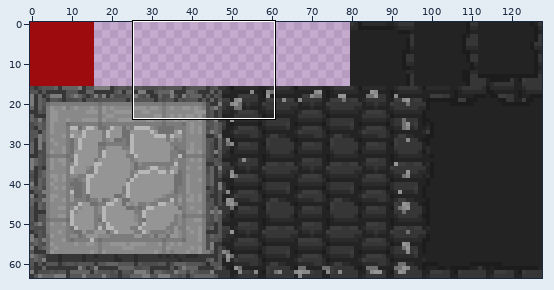
Two states of a sprite sheet, src/Messenger/sprites/Sprite12/layers/fa3a2c3b-5955-407f-94c7-2d6df653220d/8cfdff12-c029-43cb-b22a-6bee1a2c72c3.png. The first picture is a wide view before the edit; the outline marks the close-up.
Close-up. Before the edit:
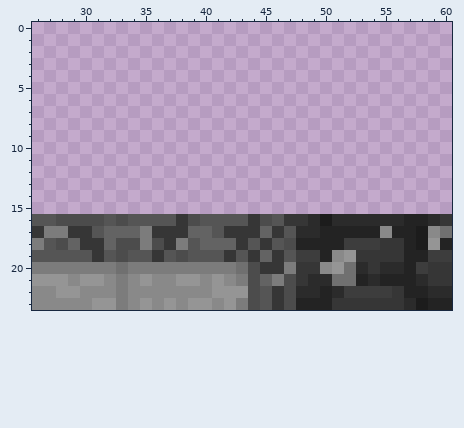
The file is 128x64 pixels. Colours within 5 levels of each other are drawn and written as one. Shown: x 26..60, y 0..23.
After the commit:
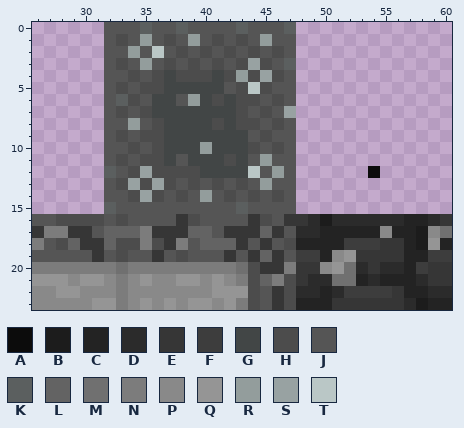
Palette (. is transparent): A #0c0c0c  B #1c1c1c  C #232323  D #2b2b2b  E #363636  F #3d3d3d  G #424646  H #4c4c4c  J #555555  K #5b5f5f  L #636363  M #707070  N #7c7c7c  P #898989  Q #959595  R #939d9c  S #98a2a2  T #bac7c6
Changes in this commit:
There is now colour A in row 12 at x 54.
There is now colour G in row 4 at x 37 and 41; in row 5 at x 37 to 41; in row 6 at x 36 to 37, 40 and 42; in row 7 at x 36 to 42; in row 8 at x 37 to 40 and 42; in row 9 at x 37 to 43.
There is now colour G in row 10 at x 37 to 39 and 41 to 43; in row 11 at x 37, 39 to 41 and 43; in row 12 at x 40 to 43.
There is now colour H in row 1 at x 33, 37, 41 and 43; in row 2 at x 38, 40, 42, 44 and 46; in row 3 at x 33, 37, 39, 41, 43 and 45; in row 4 at x 34, 36, 38 to 40, 42, 44 and 46; in row 5 at x 33, 35 to 36, 43 and 45; in row 6 at x 34, 41, 43 to 44 and 46.
There is now colour H in row 7 at x 33, 35, 43 and 45; in row 8 at x 36, 41, 43 to 44 and 46; in row 9 at x 33, 35 to 36 and 45; in row 10 at x 34, 36, 44 and 46; in row 11 at x 33, 35 to 36 and 42; in row 12 at x 34 and 36 to 39.
There is now colour H in row 13 at x 33, 35, 37, 39, 41 and 43; in row 14 at x 34, 36, 38, 42, 44 and 46.
There is now colour J in row 0 at x 32 to 34, 36 to 37, 39 to 42 and 44 to 46; in row 1 at x 32, 34, 36, 38, 40, 42, 44 and 46 to 47; in row 2 at x 32 to 33, 35, 37, 39, 41, 43, 45 and 47; in row 3 at x 32, 34, 36, 38, 40, 42 and 46; in row 4 at x 32 to 33, 35 and 47; in row 5 at x 32, 34, 42 and 46 to 47.
There is now colour J in row 6 at x 32, 35, 38, 45 and 47; in row 7 at x 32, 34, 44 and 46; in row 8 at x 32 to 33, 35, 45 and 47; in row 9 at x 32, 34, 44 and 46 to 47; in row 10 at x 32 to 33, 35, 45 and 47; in row 11 at x 32, 34, 38, 44 and 46 to 47.
There is now colour J in row 12 at x 33, 45 and 47; in row 13 at x 32, 38, 40, 42, 44 and 46 to 47; in row 14 at x 32 to 33, 37, 39, 41, 43, 45 and 47; in row 15 at x 33 to 42 and 44 to 47.
There is now colour K in row 0 at x 35, 38, 43 and 47; in row 3 at x 47; in row 6 at x 33; in row 12 at x 32; in row 15 at x 32 and 43.
There is now colour R in row 1 at x 35, 39 and 45; in row 2 at x 34; in row 3 at x 35; in row 4 at x 43; in row 6 at x 39; in row 8 at x 34.
There is now colour R in row 10 at x 40; in row 11 at x 45; in row 12 at x 46; in row 13 at x 45; in row 14 at x 40.
There is now colour S in row 3 at x 44; in row 4 at x 45; in row 7 at x 47; in row 12 at x 35; in row 13 at x 34 and 36; in row 14 at x 35.
There is now colour T in row 2 at x 36; in row 5 at x 44; in row 12 at x 44.
Changed places in both close-ups, as pixel boxes (x1, y1, x2, y2):
added: (104, 22, 296, 214)
added: (368, 166, 380, 178)
